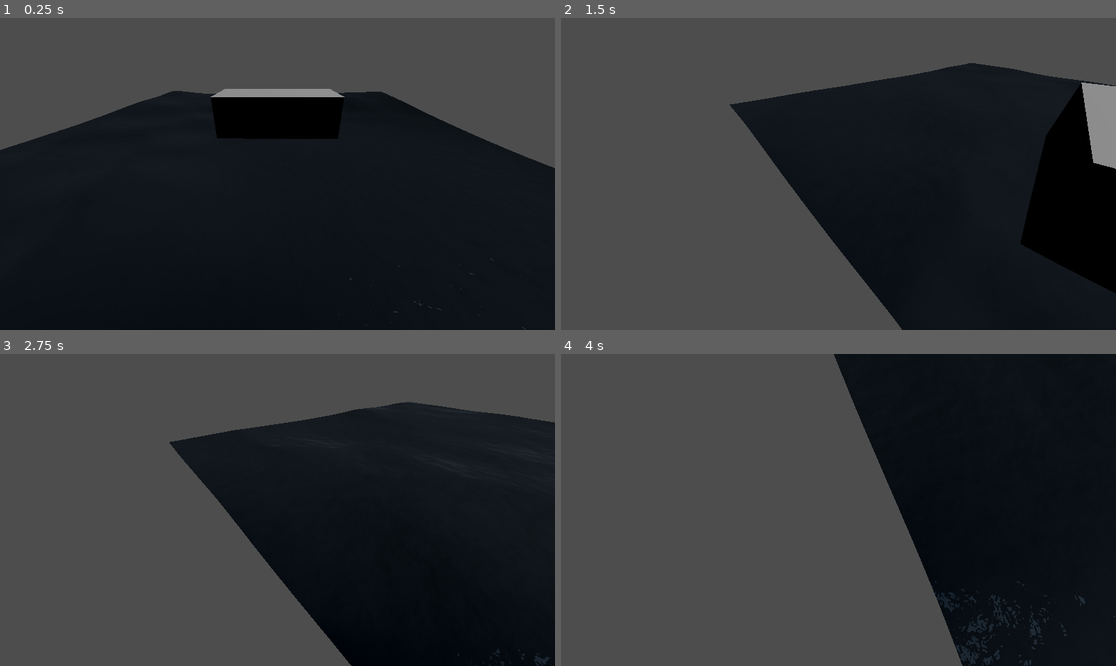
Above: before the commit, frames 1-4 (two rows, left to right).
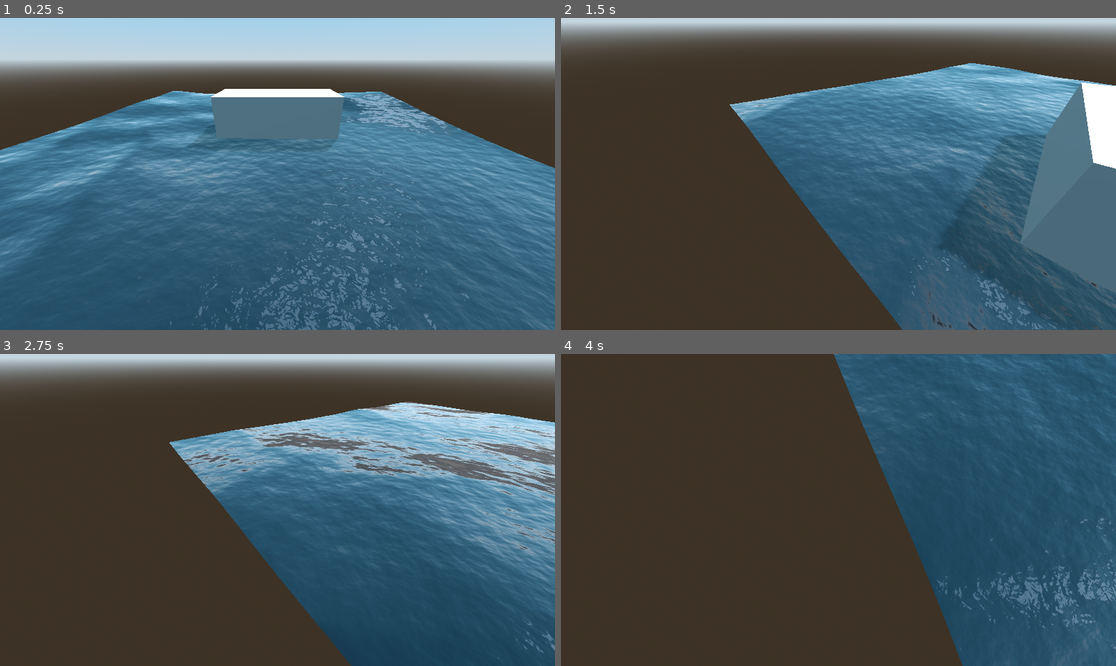
Above: after the commit, the same moments.

Repository: D0V4HKIIN/cs-341-computer-graphics-project
Game: Godot game, scene res://main.tscn
Two runs of this game, one before a commit and one after it. Both use one fixed random seed, a clock stepped at 60 frames per second and the inputs below.
Inputs (mouse positions are in pixels of both pictures, inside the frame that each line leads up to):
- Up to frame 1 (0.25 s): no input
- Up to frame 2 (1.5 s): move the mouse to (960, 158) at 0.52 s; press the mouse at (960, 158) at 0.53 s; hold Right (boat_right) 0.53-1.28 s; move the mouse to (727, 189) at 1.27 s; release the mouse at (727, 189) at 1.28 s; hold Down (boat_back) from 1.28 s (still down); click (727, 189) at 1.35 s
- Up to frame 3 (2.75 s): move the mouse to (333, 441) at 2.02 s; release Down (boat_back) at 2.03 s; press the mouse at (333, 441) at 2.03 s; hold Right (boat_right) from 2.03 s (still down)
- Up to frame 4 (4 s): move the mouse to (810, 572) at 2.77 s; release Right (boat_right) at 2.78 s; release the mouse at (810, 572) at 2.78 s; hold Up (boat_forward) 2.78-3.53 s; click (810, 572) at 2.85 s; move the mouse to (1005, 556) at 3.52 s; press the mouse at (1005, 556) at 3.53 s; hold Left (boat_left) from 3.53 s (still down)

The runs differ from the first frame. In frame 1, 96% of the frame differs, in the area x 0-100%, y 0-100%; in frame 2, 96%; in frame 3, 96%; in frame 4, 100%.

Commit message:
light and environment

Diff:
--- a/seas-341_captain_hooks_black_pearl/main.tscn
+++ b/seas-341_captain_hooks_black_pearl/main.tscn
@@ -1,19 +1,36 @@
-[gd_scene load_steps=5 format=3 uid="uid://ska27veo8yqj"]
+[gd_scene load_steps=8 format=3 uid="uid://ska27veo8yqj"]
 
 [ext_resource type="Script" path="res://DefaultCamera.gd" id="1_far80"]
-[ext_resource type="PackedScene" path="res://boat.tscn" id="3_jaqp4"]
+[ext_resource type="PackedScene" uid="uid://dc5rrghert7q2" path="res://boat.tscn" id="3_jaqp4"]
 [ext_resource type="Script" path="res://boat.gd" id="4_dnxvs"]
-[ext_resource type="PackedScene" path="res://water.tscn" id="4_s3snh"]
+[ext_resource type="PackedScene" uid="uid://dpd0lkuf2k0vb" path="res://water.tscn" id="4_s3snh"]
+
+[sub_resource type="ProceduralSkyMaterial" id="ProceduralSkyMaterial_1j8ng"]
+sky_top_color = Color(0.341176, 0.67451, 0.92549, 1)
+sky_horizon_color = Color(0.635294, 0.710878, 0.764623, 1)
+ground_horizon_color = Color(0.635294, 0.710878, 0.764623, 1)
+
+[sub_resource type="Sky" id="Sky_0uvdm"]
+sky_material = SubResource("ProceduralSkyMaterial_1j8ng")
+
+[sub_resource type="Environment" id="Environment_ww4o1"]
+background_mode = 2
+sky = SubResource("Sky_0uvdm")
+tonemap_mode = 2
 
 [node name="main" type="Node"]
+
+[node name="WorldEnvironment" type="WorldEnvironment" parent="."]
+environment = SubResource("Environment_ww4o1")
+
+[node name="DirectionalLight3D" type="DirectionalLight3D" parent="."]
+transform = Transform3D(-0.866025, -0.341637, 0.365081, 0, 0.730162, 0.683274, -0.5, 0.591732, -0.632339, 0, 0, 0)
+shadow_enabled = true
 
 [node name="Camera3D" type="Camera3D" parent="."]
 transform = Transform3D(1, 0, 0, 0, 0.871214, 0.490904, 0, -0.490904, 0.871214, 0, 1.733, 5.573)
 script = ExtResource("1_far80")
 
-[node name="DirectionalLight3D" type="DirectionalLight3D" parent="."]
-transform = Transform3D(0.449319, 0.754298, 0.478692, 0, -0.535827, 0.844328, 0.893371, -0.379373, -0.240757, 0, 2.898, 0)
-
 [node name="boat" parent="." instance=ExtResource("3_jaqp4")]
 script = ExtResource("4_dnxvs")
 
